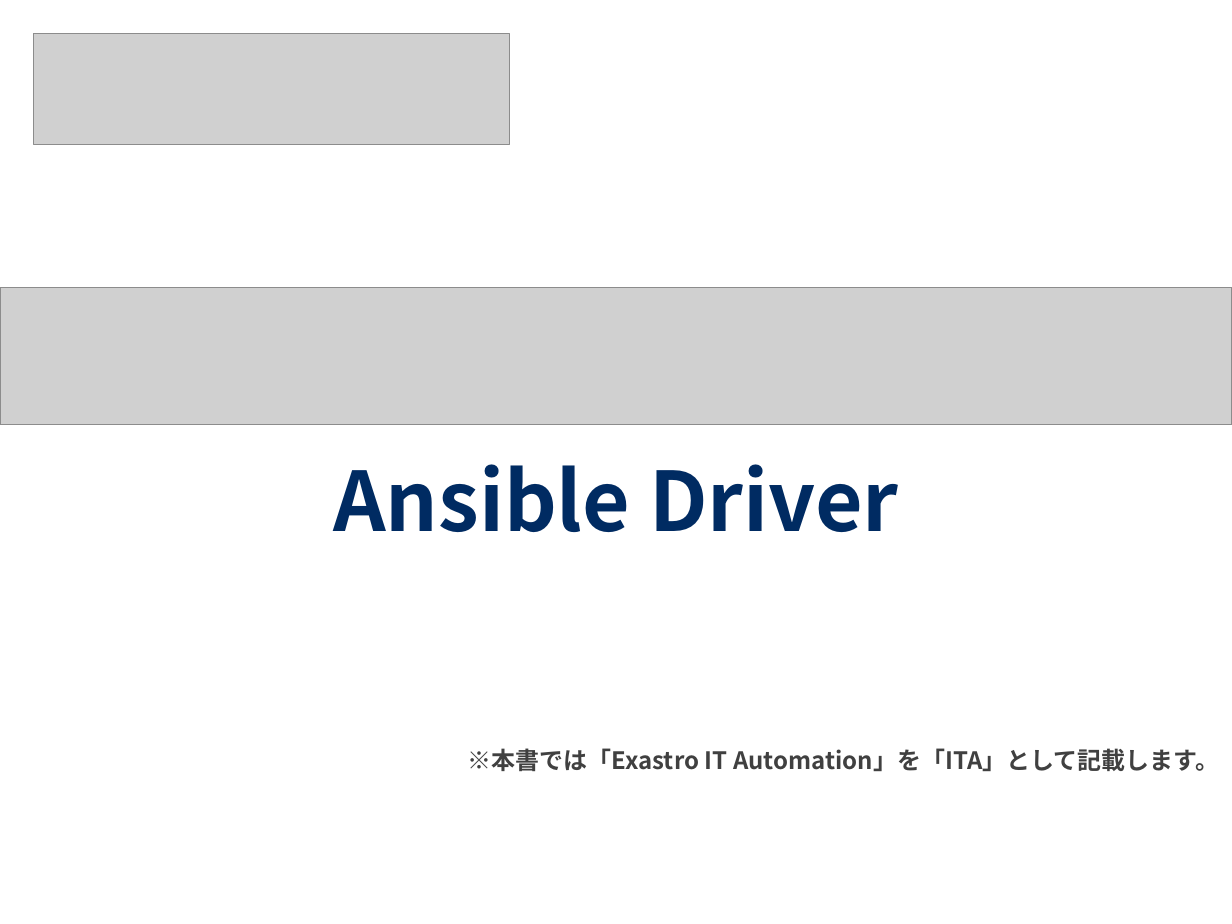
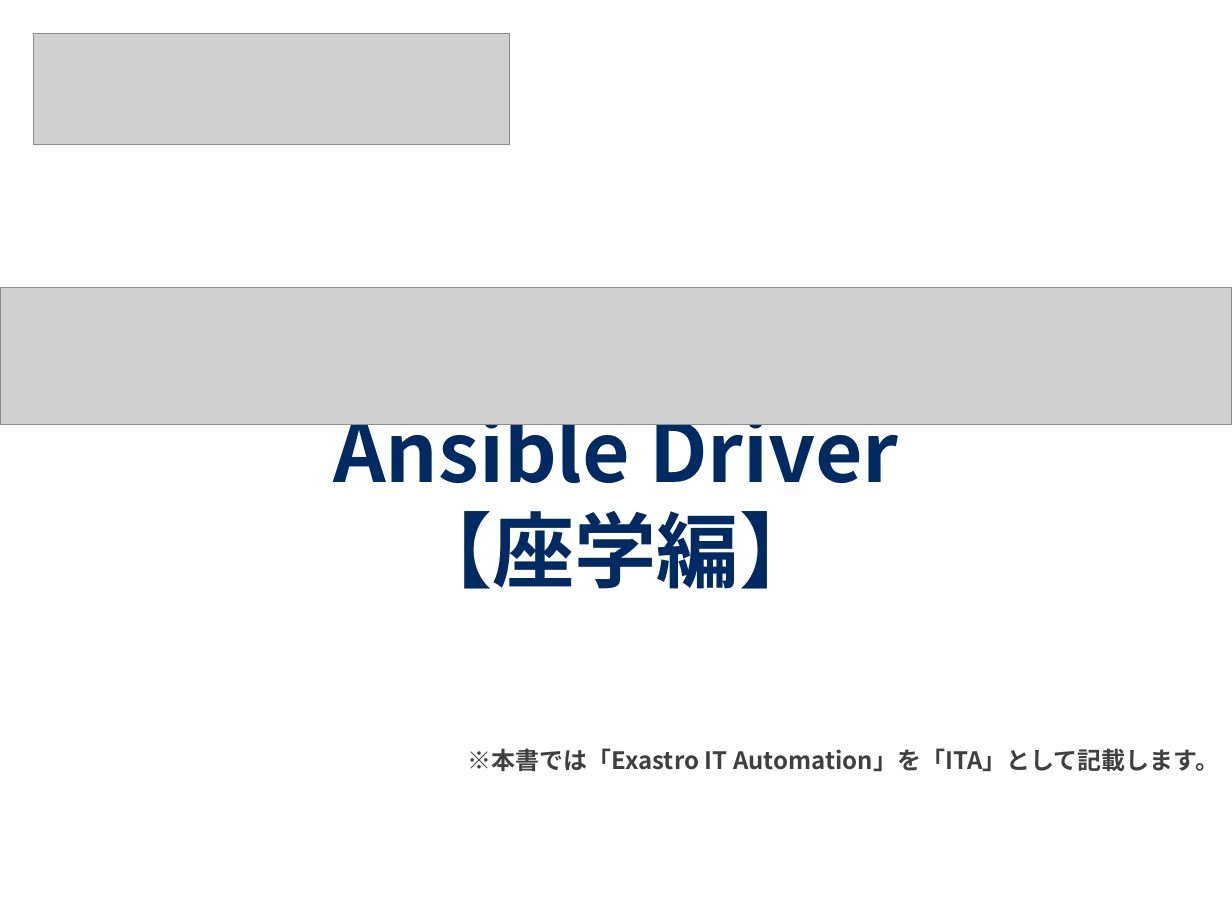
Before and after one commit to exastro-suite/it-automation-docs, a slide deck: slide 1 of asset/Learn_ja/ITA-Ansible-Driver_ja.pptx. Drawn at 1232x924 pixels with LibreOffice and Linux fonts; fonts in the diff are those of the drawing; grey boxes stand for pictures; background and template pictures are left out. Boxes give left, top, right and bottom in pixels: in the first picture for what was removed or moved away, otherwise in the second. Text is boxed around its words. In the diff, an @@ line names an element or a change of style, - is before the commit and + after.

Commit message:
modified ITA-Ansible-Driver

```diff
--- a/asset/Learn_ja/ITA-Ansible-Driver_ja.pptx
+++ b/asset/Learn_ja/ITA-Ansible-Driver_ja.pptx
@@ text at box(333, 399, 899, 589): text changed @@
-Ansible Driver
+Ansible Driver
+【座学編】
```
Also in this commit, not shown: 8 other slides changed, 1 slide added, 1 other file.
